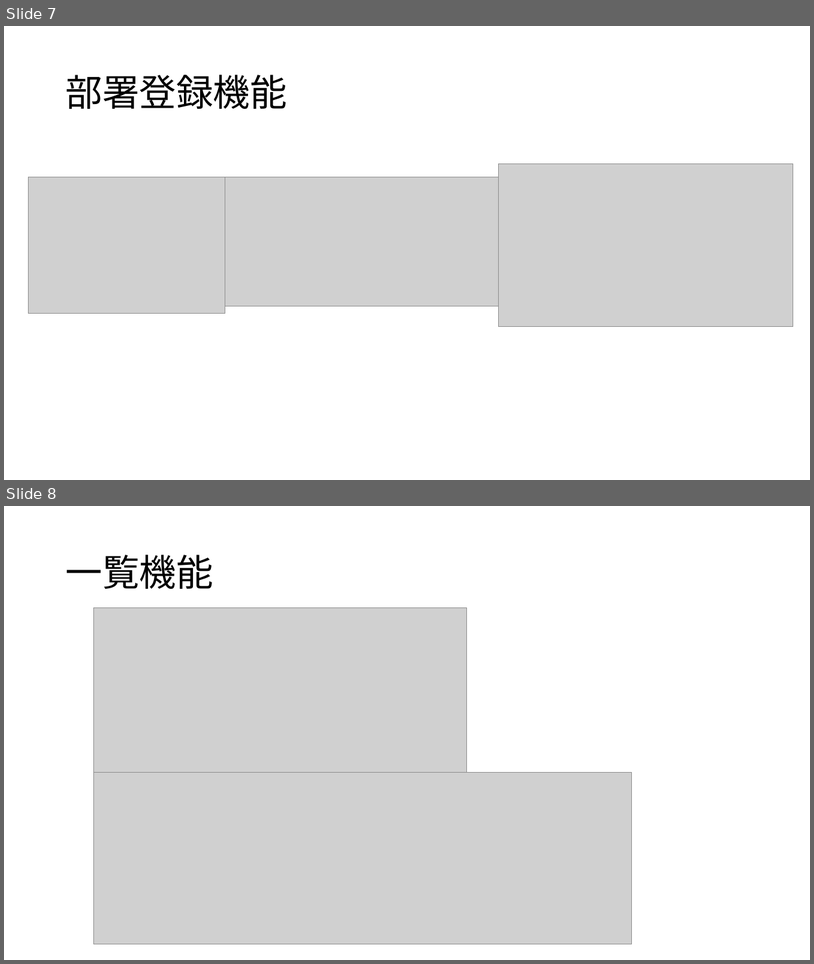
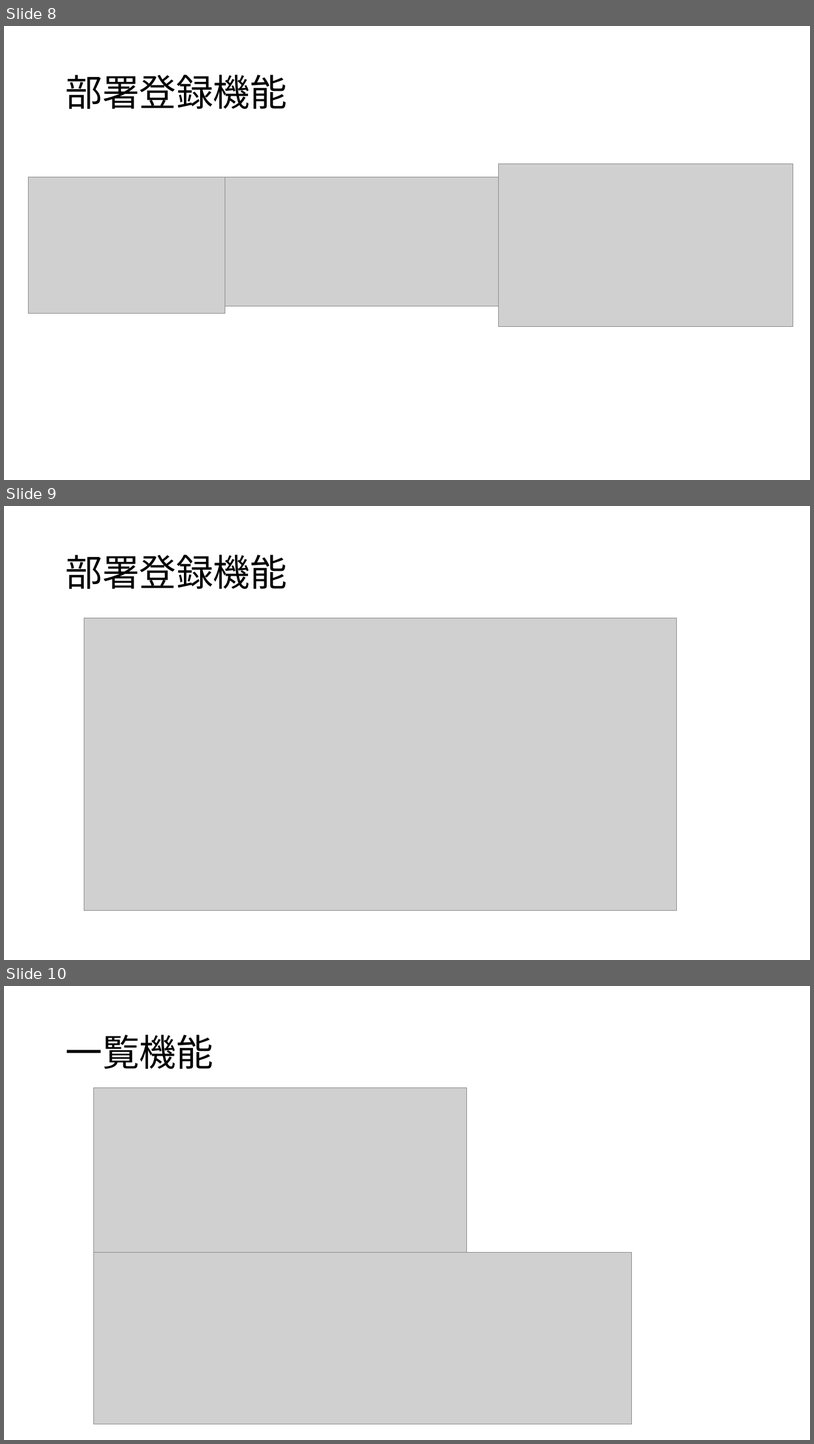
Before and after one commit to polyester24/csharp_training_202605, a slide deck: docs/04_presentation/開発演習報告.pptx. Shown one above the other, each under a label of ours: slides 7 and 8 before the commit, slides 8, 9 and 10 after it. The pictures are 814x964 and 814x1444 pixels, drawn with LibreOffice and Linux fonts; fonts in the diff are those of the drawing; grey boxes stand for pictures. Boxes give left, top, right and bottom in pixels: in the first picture for what was removed or moved away, otherwise in the second. Text is boxed around its words. In the diff, an @@ line names an element or a change of style, - is before the commit and + after.

```diff
--- a/docs/04_presentation/開発演習報告.pptx
+++ b/docs/04_presentation/開発演習報告.pptx
@@ slide 9 added at [4, 506, 810, 960], background #FFFFFF @@
@@ title added at [65, 555, 287, 589], 44 pt, text #000000 @@
+部署登録機能
@@ picture added at [84, 618, 677, 911] @@
@@ what was slide 7 is now slide 8 @@
@@ what was slide 8 is now slide 10 @@
```
Also in this commit, not shown: 1 other slide added, 9 other files.
